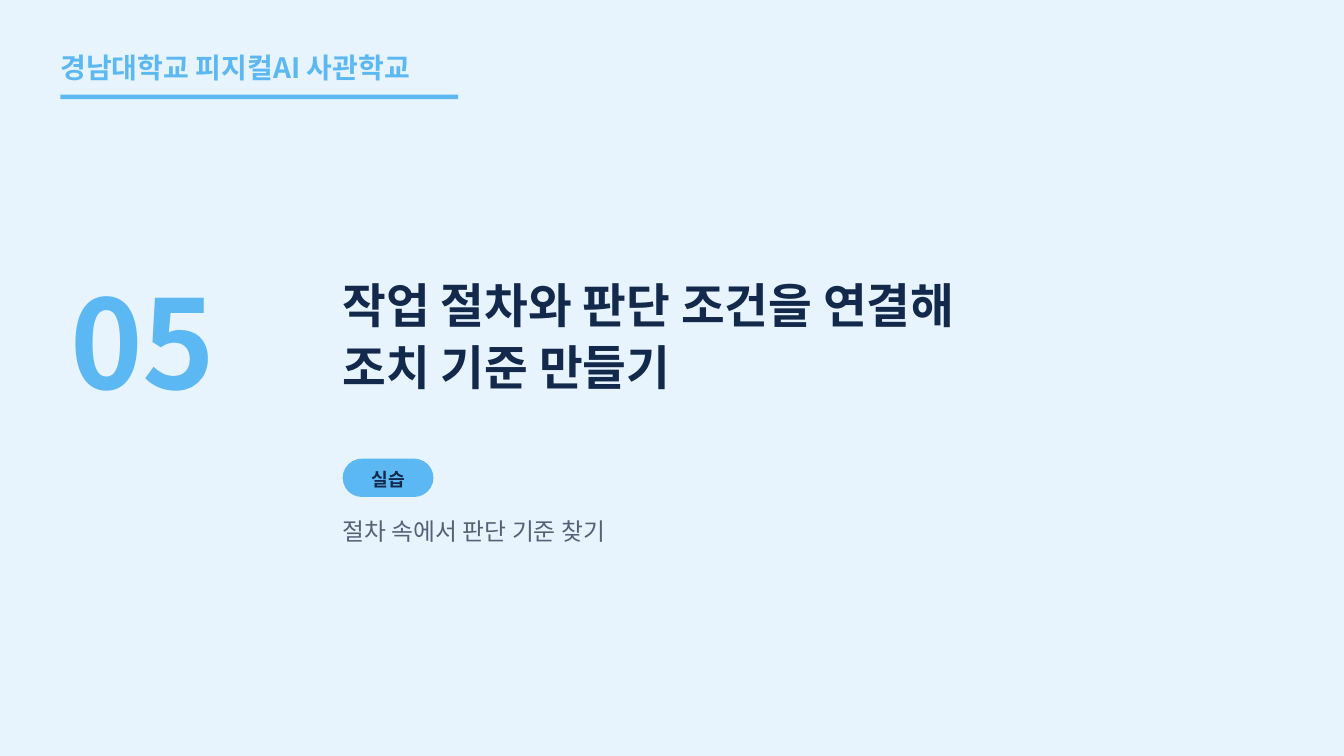
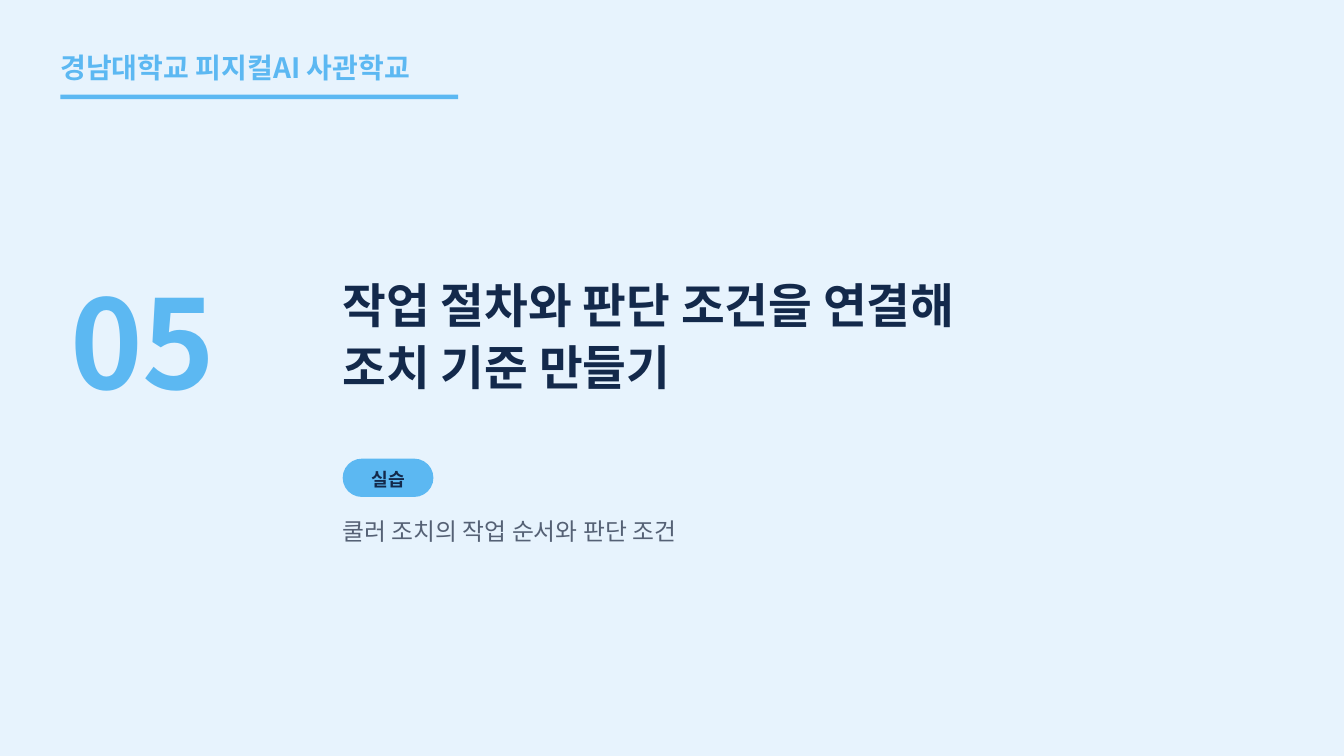
Before and after one commit to uengine-oss/hyd-iot-edu, a slide deck: slide 65 of workspace/강의제작/산출물/통합반/이론/03회차/통합반_03일차.pptx. Drawn at 1344x756 pixels with LibreOffice and Linux fonts; fonts in the diff are those of the drawing. Boxes give left, top, right and bottom in pixels: in the first picture for what was removed or moved away, otherwise in the second. Text is boxed around its words. In the diff, an @@ line names an element or a change of style, - is before the commit and + after.

Commit message:
통합반 3회차 65~66장 SOP·조건표 소개를 현행 랩 계약과 낭독에 맞춘다

```diff
--- a/workspace/강의제작/산출물/통합반/이론/03회차/통합반_03일차.pptx
+++ b/workspace/강의제작/산출물/통합반/이론/03회차/통합반_03일차.pptx
@@ text at bbox=[343, 520, 676, 542]: text changed @@
-절차 속에서 판단 기준 찾기
+쿨러 조치의 작업 순서와 판단 조건
```
Also in this commit, not shown: 1 other slide changed, 15 other files.
